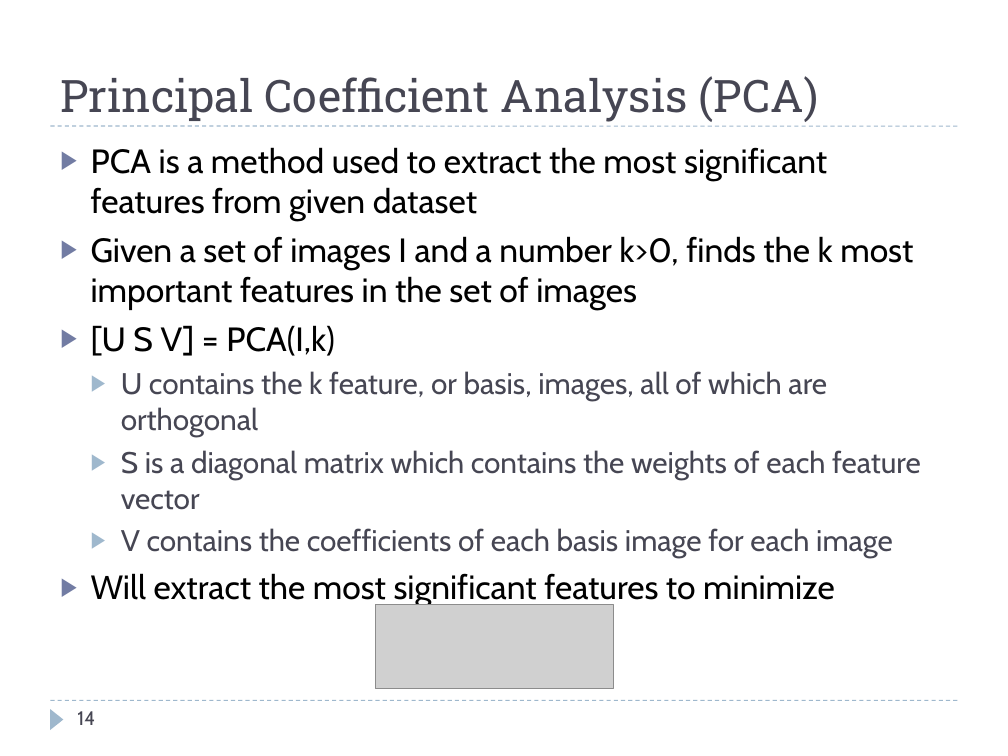
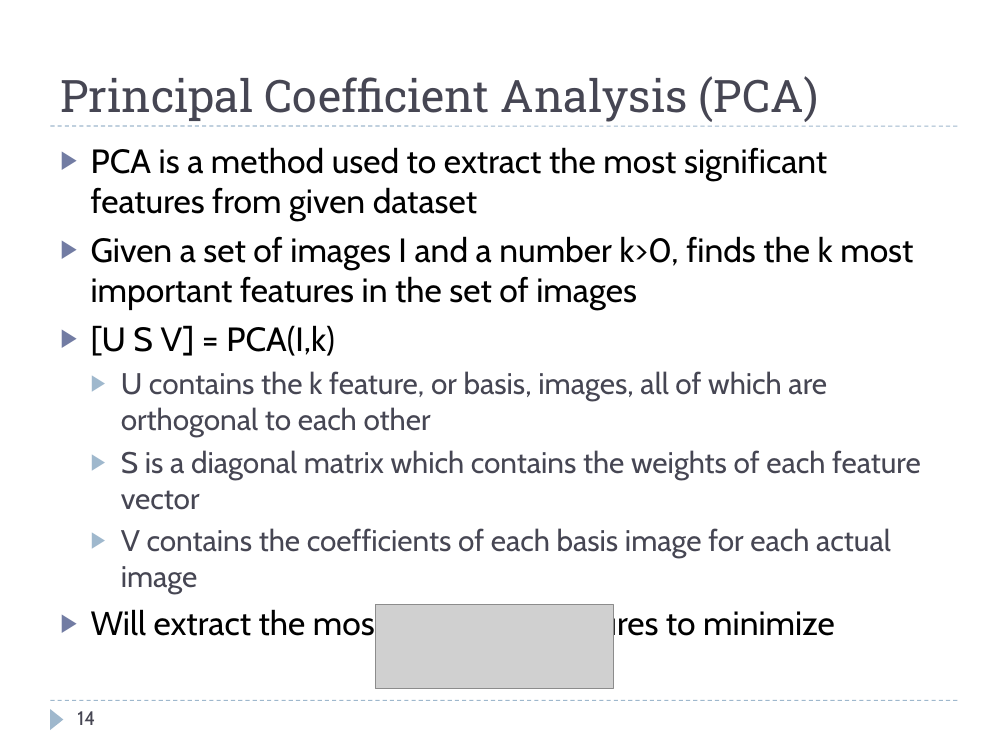
Before and after one commit to rspeyer/rzs-thesis, a slide deck: slide 14 of thesis-defense.pptx. Drawn at 1008x756 pixels with LibreOffice and Linux fonts; fonts in the diff are those of the drawing; grey boxes stand for pictures. Boxes give left, top, right and bottom in pixels: in the first picture for what was removed or moved away, otherwise in the second. Text is boxed around its words. In the diff, an @@ line names an element or a change of style, - is before the commit and + after.

```diff
--- a/thesis-defense.pptx
+++ b/thesis-defense.pptx
@@ text at bbox=[121, 371, 827, 437]: text changed @@
-  ▶ U contains the k feature, or basis, images, all of which are orthogonal
+  ▶ U contains the k feature, or basis, images, all of which are orthogonal to each other
@@ text at bbox=[121, 528, 891, 594]: text changed @@
-  ▶ V contains the coefficients of each basis image for each image
+  ▶ V contains the coefficients of each basis image for each actual image
```
Also in this commit, not shown: 3 other slides changed.
